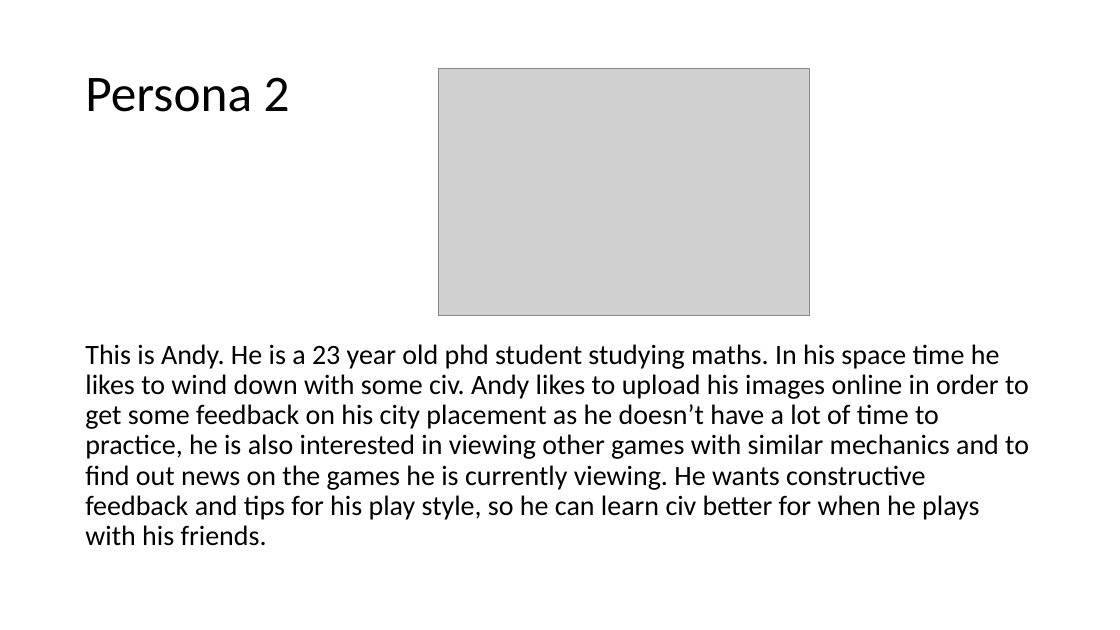
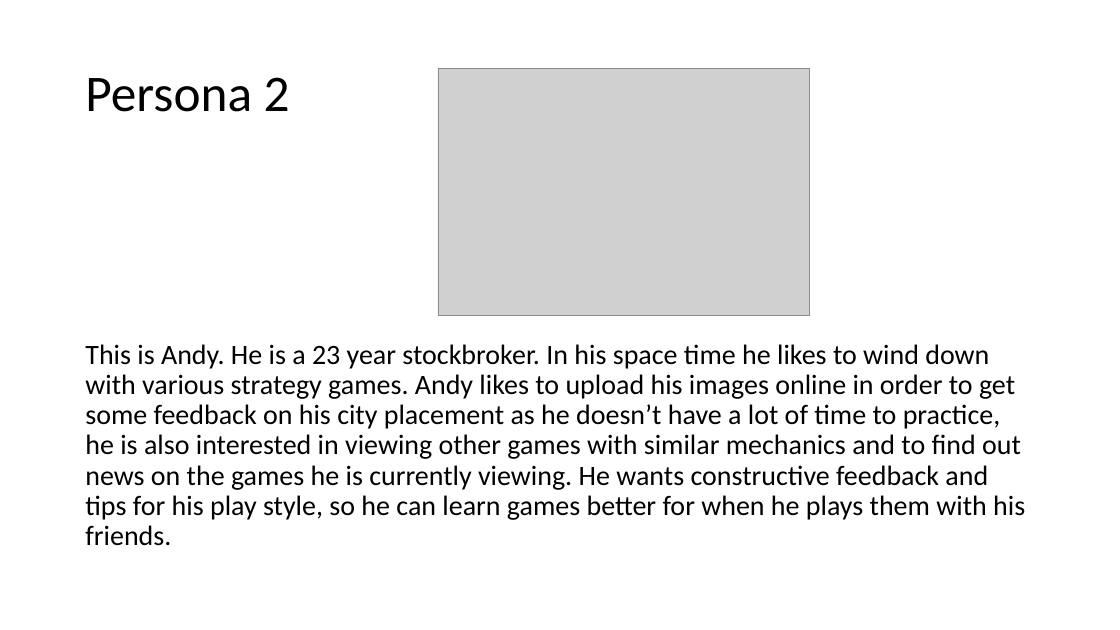
Before and after one commit to settlemysettle/SettleMySettle, a slide deck: slide 5 of DesignSpec.pptx. Drawn at 1120x630 pixels with LibreOffice and Linux fonts; fonts in the diff are those of the drawing; grey boxes stand for pictures. Boxes give left, top, right and bottom in pixels: in the first picture for what was removed or moved away, otherwise in the second. Text is boxed around its words. In the diff, an @@ line names an element or a change of style, - is before the commit and + after.

Commit message:
Persona update

```diff
--- a/DesignSpec.pptx
+++ b/DesignSpec.pptx
@@ text at (85,344,1025,546): text changed @@
-This is Andy. He is a 23 year old phd student studying maths. In his space time he likes to wind down with some civ. Andy likes to upload his images online in order to get some feedback on his city placement as he doesn’t have a lot of time to practice, he is also interested in viewing other games with similar mechanics and to find out news on the games he is currently viewing. He wants constructive feedback and tips for his play style, so he can learn civ better for when he plays with his friends.
+This is Andy. He is a 23 year stockbroker. In his space time he likes to wind down with various strategy games. Andy likes to upload his images online in order to get some feedback on his city placement as he doesn’t have a lot of time to practice, he is also interested in viewing other games with similar mechanics and to find out news on the games he is currently viewing. He wants constructive feedback and tips for his play style, so he can learn games better for when he plays them with his friends.
```
Also in this commit, not shown: 3 other slides changed.
